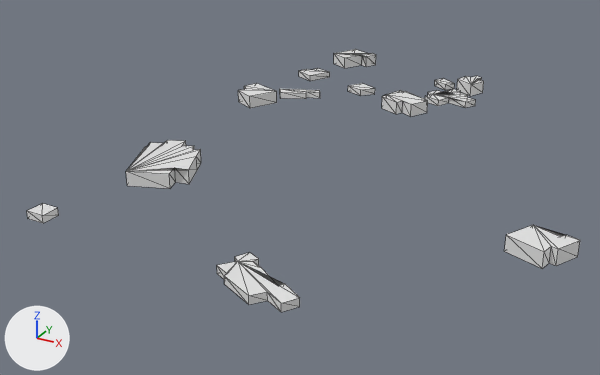
One commit to the glTF model output/glb/tile_776.glb: the scene before it, then after it.
Both versions are drawn from a camera (50 mm lens) standing at (91.0, -303.0, 127.0) and looking at (-65.0, -20.0, -14.0). Every picture has the same lights, and +X, +Y and +Z are marked at lower left. The first picture is the older version. Mesh edges are drawn as thin lines.
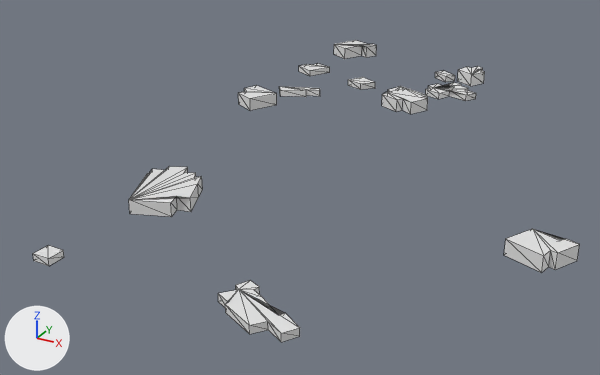
Diff of the bpy script that builds the scene:
```diff
--- a/output/glb/tile_776.glb.py
+++ b/output/glb/tile_776.glb.py
@@ me_mesh_0 @@
 # used by ob_mesh_0; location = (0.0, 0.0, 0.0)
-me_mesh_0.from_pydata(...)  # 228 vertices, 314 faces; spans x -128.0..55.0, y -129.0..132.0, z 0.0..6.0
+me_mesh_0.from_pydata(...)  # 228 vertices, 314 faces; spans x -128.0..55.0, y -129.0..132.0, z -17.0..11.0
+# me_mesh_0 part 1: the loose piece of 8 vertices spanning x -120.0..-112.0, y -118.0..-111.0, z 0.0..3.0 is moved by (0.0, 0.0, -17.0)
+# me_mesh_0 part 2: the loose piece of 30 vertices spanning x -119.0..-88.0, y -79.0..-40.0, z 0.0..6.0 is moved by (0.0, 0.0, -12.0)
+# me_mesh_0 part 3: the loose piece of 30 vertices spanning x -40.0..-8.0, y -129.0..-106.0, z 0.0..3.0 is moved by (0.0, 0.0, -10.0)
+# me_mesh_0 part 4: the loose piece of 16 vertices spanning x 34.0..55.0, y -67.0..-50.0, z 0.0..6.0 is moved by (0.0, 0.0, -1.0)
+# me_mesh_0 part 5: the loose piece of 12 vertices spanning x -123.0..-107.0, y 80.0..94.0, z 0.0..3.0 is moved by (0.0, 0.0, 3.0)
+# me_mesh_0 part 6: the loose piece of 8 vertices spanning x -87.0..-73.0, y 69.0..80.0, z 0.0..3.0 is moved by (0.0, 0.0, 3.0)
+# me_mesh_0 part 7: the loose piece of 16 vertices spanning x -118.0..-95.0, y 111.0..132.0, z 0.0..6.0 is moved by (0.0, 0.0, 5.0)
+# me_mesh_0 part 8: the loose piece of 12 vertices spanning x -63.0..-43.0, y 64.0..78.0, z 0.0..3.0 is moved by (0.0, 0.0, 2.0)
+# me_mesh_0 part 9: the loose piece of 32 vertices spanning x -47.0..-22.0, y 72.0..93.0, z 0.0..3.0 is moved by (0.0, 0.0, 3.0)
+# me_mesh_0 part 10: the loose piece of 8 vertices spanning x -51.0..-40.0, y 99.0..109.0, z 0.0..3.0 is moved by (0.0, 0.0, 4.0)
+# me_mesh_0 part 11: the loose piece of 16 vertices spanning x -38.0..-25.0, y 95.0..112.0, z 0.0..6.0 is moved by (0.0, 0.0, 5.0)
+# other edits to the shape of me_mesh_0 do not show in these pictures
```

Where the change shows, as pixel boxes [x1, y1, x2, y2] in the pictures (600 x 375 px; the box of a moved part takes in the faces that stretch with it):
'Mesh_0', reshaped (15% taller): before [27, 49, 580, 312]; after [33, 40, 580, 342]
part 1 of me_mesh_0, moved or reshaped: before [27, 203, 59, 223]; after [33, 245, 64, 266]
part 2 of me_mesh_0, moved or reshaped: before [126, 140, 201, 188]; after [129, 166, 203, 217]
part 3 of me_mesh_0, moved or reshaped: before [217, 252, 300, 312]; after [218, 280, 300, 342]
part 4 of me_mesh_0, moved or reshaped: before [504, 225, 580, 269]; after [504, 229, 580, 273]
part 5 of me_mesh_0, moved or reshaped: before [299, 68, 330, 81]; after [299, 64, 330, 76]
part 6 of me_mesh_0, moved or reshaped: before [348, 83, 375, 96]; after [348, 77, 375, 89]
part 7 of me_mesh_0, moved or reshaped: before [334, 49, 376, 68]; after [334, 40, 377, 59]
part 8 of me_mesh_0, moved or reshaped: before [390, 90, 427, 100]; after [388, 86, 427, 98]
part 9 of me_mesh_0, moved or reshaped: before [425, 89, 476, 108]; after [426, 82, 476, 101]
part 10 of me_mesh_0, moved or reshaped: before [435, 78, 454, 90]; after [435, 71, 455, 82]
part 11 of me_mesh_0, moved or reshaped: before [457, 76, 484, 96]; after [457, 66, 485, 86]
